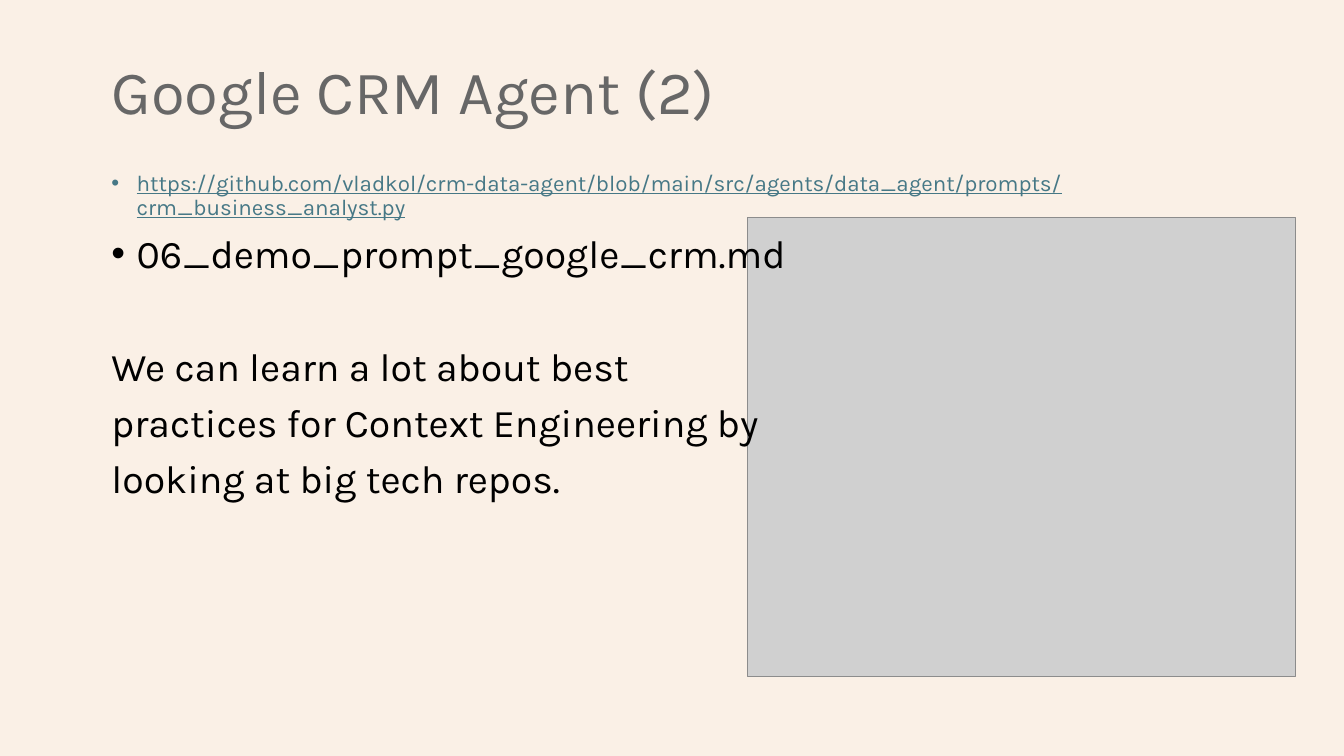
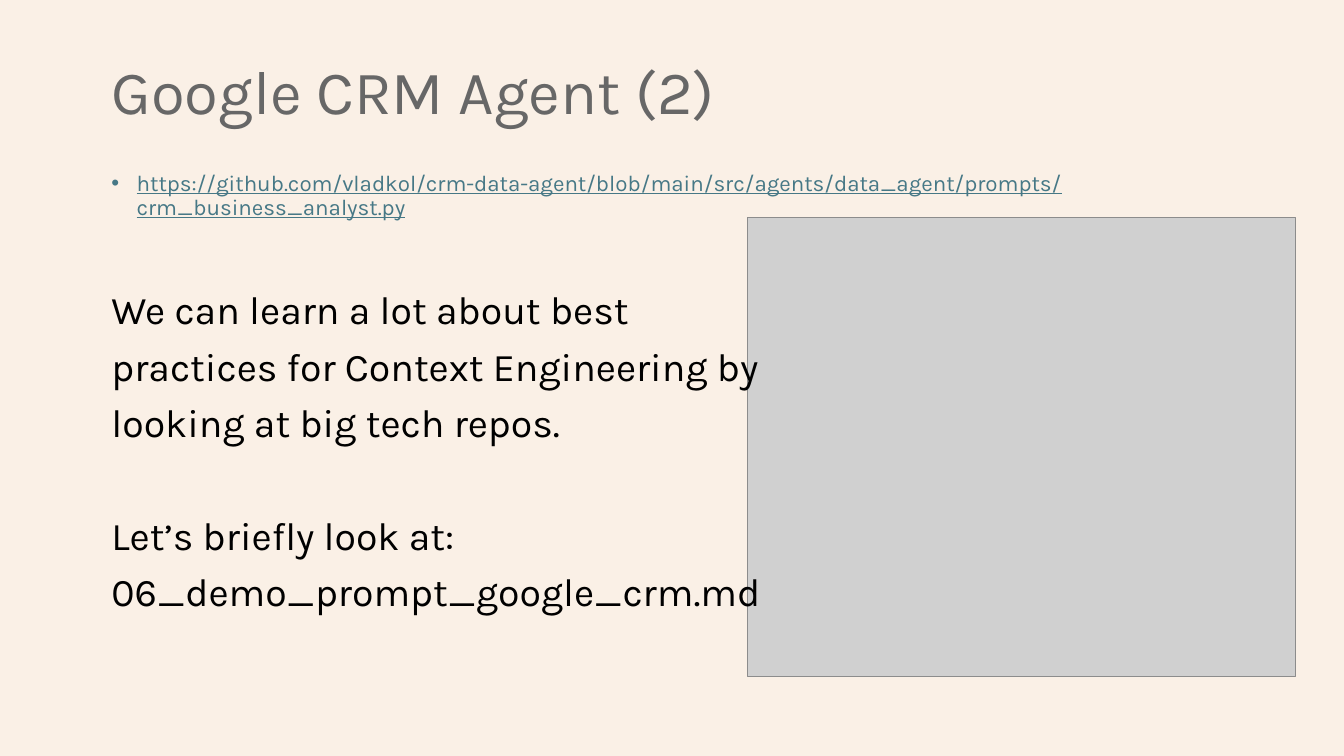
Before and after one commit to Python-Test-Engineer/earl2025, a slide deck: slide 26 of AI_Agents_in_the_Data_Pipeline.pptx (slide 25 before the commit). Drawn at 1344x756 pixels with LibreOffice and Linux fonts; fonts in the diff are those of the drawing; grey boxes stand for pictures. Boxes give left, top, right and bottom in pixels: in the first picture for what was removed or moved away, otherwise in the second. Text is boxed around its words. In the diff, an @@ line names an element or a change of style, - is before the commit and + after.

```diff
--- a/AI_Agents_in_the_Data_Pipeline.pptx
+++ b/AI_Agents_in_the_Data_Pipeline.pptx
@@ text at [137,233,786,278]: paragraph removed @@
-• 06_demo_prompt_google_crm.md
@@ text at [111,523,760,616]: paragraphs added @@
+Let’s briefly look at:
+06_demo_prompt_google_crm.md
```
Also in this commit, not shown: 7 other slides changed, 2 slides added, 1 slide removed, 7 other files.
